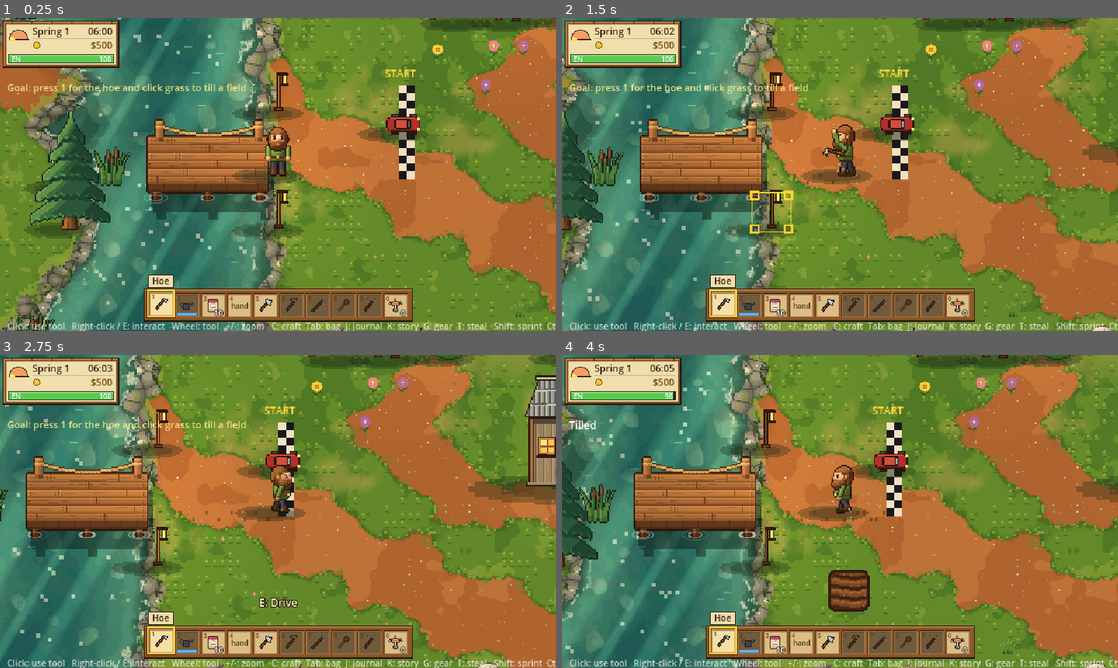
Above: before the commit, frames 1-4 (two rows, left to right).
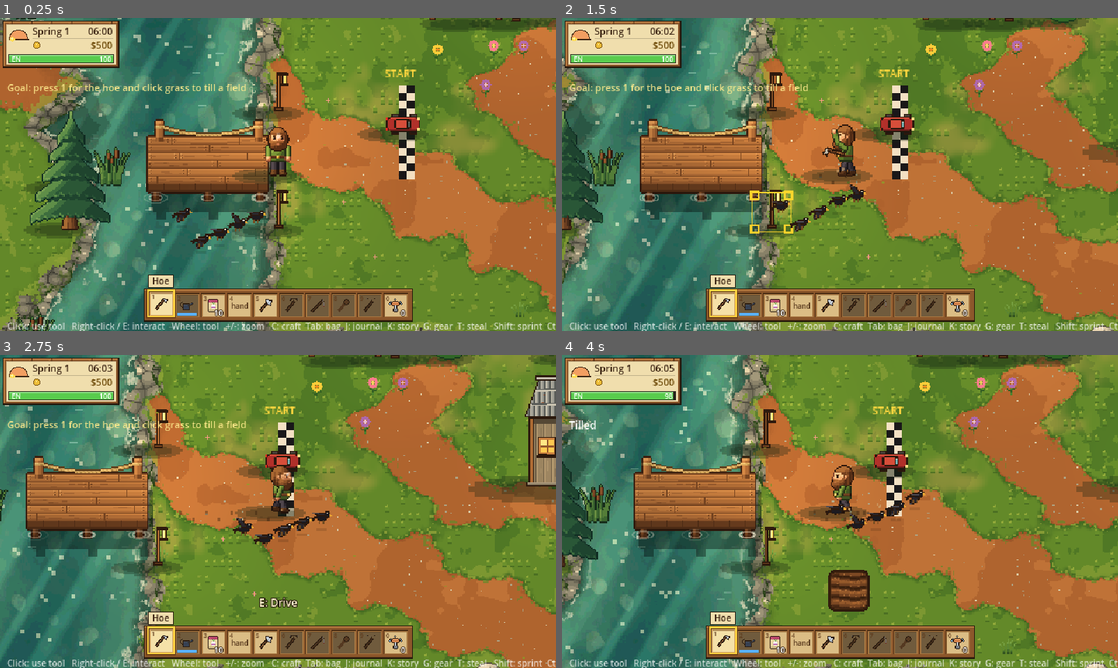
Above: after the commit, the same moments.

Repository: tralesmile/Starstead
Game: Godot game, scene res://scenes/main.tscn
Two runs of this game, one before a commit and one after it. Both use one fixed random seed, a clock stepped at 60 frames per second and the inputs below.
Inputs (mouse positions are in pixels of both pictures, inside the frame that each line leads up to):
- Up to frame 1 (0.25 s): no input
- Up to frame 2 (1.5 s): tap Enter (ui_accept) at 0.5, 0.77, 1.07 s; move the mouse to (962, 158) at 0.52 s; hold D (move_right) 0.53-1.25 s; hold E (interact) 0.53-1.25 s; click (962, 158) at 0.67 s; drag from (728, 190) to (812, 237) at 1.27 s
- Up to frame 3 (2.75 s): move the mouse to (333, 442) at 2.02 s; hold D (move_right) from 2.03 s (still down); hold Ctrl (sneak) from 2.03 s (still down); tap E (interact) at 2.3 s
- Up to frame 4 (4 s): release D (move_right) at 2.75 s; release Ctrl (sneak) at 2.75 s; drag from (812, 574) to (673, 464) at 2.77 s; move the mouse to (1006, 558) at 3.52 s; hold A (move_left) from 3.53 s (still down); hold F (use_tool) from 3.53 s (still down); tap Enter (ui_accept) at 3.77 s; tap E (interact) at 3.8 s

The runs differ from the first frame. In frame 1, 0.4% of the frame differs, in the area x 30-48%, y 60-74%; in frame 2, 0.4%; in frame 3, 0.4%, in the area x 41-60%, y 49-62%; in frame 4, 0.4%.

Commit message:
Home furnishing per city home, dawn crow flock, car crash dust (tested)
Co-Authored-By: Claude Sonnet 5.5 <noreply@anthropic.com>
Claude-Session: https://claude.ai/code/session_01UudishRT3Dn5eM7yAKCyoJ

Diff:
--- a/scripts/ambient_view.gd
+++ b/scripts/ambient_view.gd
@@ -6,6 +6,7 @@
 const LEAVES := 8
 var player: Player
 var t := 0.0
+var crow_tex: Texture2D = load("res://assets/sprites/crow.png")
 var rain := 0.0   # current rain 0..1, set by main (cloud shadows vanish under overcast)
 
 func _ready() -> void:
@@ -69,6 +70,13 @@
 			var fade := (1.0 - clampf(age - 0.12 * float(i), 0.0, 1.0)) * cold
 			var o := Vector2(bp.x * (fx if fx != 0.0 else 0.0), bp.y).round()
 			draw_rect(Rect2(mouth + o - Vector2(sz, sz) * 0.5, Vector2(sz, sz)), Color(0.93, 0.97, 1.0, 0.8 * fade) * unlit)
+	var ca := CrowMath.age(mins)
+	if ca >= 0.0 and rain < 0.6 and not player.indoors:
+		for i in CrowMath.COUNT:
+			var cp := (c + CrowMath.pos(i, ca)).round()
+			var fr := CrowMath.frame(i, t)
+			draw_rect(Rect2(cp + Vector2(-4, 10), Vector2(8, 2)), Color(0, 0, 0, 0.12 * CrowMath.alpha(ca)))   # ground shadow
+			draw_texture_rect_region(crow_tex, Rect2(cp - Vector2(8, 8), Vector2(16, 16)), Rect2(fr * 16, 0, 16, 16), Color(1, 1, 1, CrowMath.alpha(ca)))
 	if night < 0.5:
 		for i in LEAVES:
 			var p := (c + AmbientMath.leaf_pos(i, t)).round()
--- a/scripts/car_view.gd
+++ b/scripts/car_view.gd
@@ -43,6 +43,7 @@
 signal toast(msg: String)
 signal crime(kind: String, pos: Vector2)
 signal drift_banked(points: int)
+signal impact(pos: Vector2, bits: int)   # wall hit: dust and debris
 var drift := DriftScore.new()
 var _on_circuit := false
 
@@ -162,7 +163,11 @@
 			toast.emit("Crash! Car health %d%%" % int(health))
 			if dmg >= 8.0 and driving:
 				crime.emit("hit_and_run", position)
-		var cr := VehicleMath.crash_response(vel, get_slide_collision(0).get_normal(), heading)
+		var cn := get_slide_collision(0).get_normal()
+		var bits := VehicleMath.crash_dust(vel, cn)
+		if bits > 0:
+			impact.emit(position - cn * 14.0, bits)
+		var cr := VehicleMath.crash_response(vel, cn, heading)
 		vel = cr["vel"]
 		heading += float(cr["spin"])   # nose shoved off the wall, no more dead stop against it
 	rotation = heading
--- /dev/null
+++ b/scripts/crow_math.gd
@@ -0,0 +1,28 @@
+class_name CrowMath
+extends RefCounted
+## Dawn crow flock: a few crows lift off the fields in the first minutes of the day and flap away over the trees.
+
+const COUNT := 5
+const WINDOW := 24.0   # game minutes after 06:00 the flock is in the air
+
+static func age(minutes: float) -> float:
+	## 0..1 through the flight, -1 when no flock is up (after the window or at night).
+	if minutes < 0.0 or minutes >= WINDOW:
+		return -1.0
+	return minutes / WINDOW
+
+static func pos(i: int, a: float) -> Vector2:
+	## Offset from the player: starts low on the ground nearby, climbs up-right, spreading out; each bird its own lane.
+	var lane := float(i) - float(COUNT - 1) * 0.5
+	var start := Vector2(-50.0 + lane * 14.0, 30.0 + fposmod(float(i) * 37.0, 20.0))
+	var dir := Vector2(1.0, -0.55 - 0.08 * lane).normalized()
+	var dist := a * 360.0 * (0.9 + 0.05 * float(i))
+	return start + dir * dist + Vector2(0.0, sin(a * 18.0 + float(i)) * 4.0)
+
+static func alpha(a: float) -> float:
+	## Fully visible, fading over the last 20% of the flight.
+	return clampf((1.0 - a) / 0.2, 0.0, 1.0)
+
+static func frame(i: int, t: float) -> int:
+	## Wing frame 0..3 (sheet of four 16px frames), each bird out of step.
+	return int(fposmod(t * 9.0 + float(i) * 0.7, 4.0))
--- a/scripts/interior_model.gd
+++ b/scripts/interior_model.gd
@@ -126,6 +126,58 @@
 		_f("chest", "int_chest", 6, 3, 1, 1, true, "loot"),
 		_f("mat", "int_mat", 3, 4, 1, 1, false)]}
 
+## Layout for a concrete building: city homes get a personal furnishing, everything else uses its kind.
+static func layout_for(building_id: String) -> Dictionary:
+	var k := kind_for(building_id)
+	if k != "house":
+		return layout(k)
+	match building_id:
+		"city_house1":   # the Okafor family: kids, toys, sofa and TV
+			return {"w": 8, "h": 5, "door_x": 3, "window_x": [1, 5], "furniture": [
+				_f("rug", "int_rug", 2, 2, 3, 2, false),
+				_f("bed", "int_bed", 0, 1, 1, 2),
+				_f("bed2", "int_bed", 1, 1, 1, 2),
+				_f("toys", "int_toys", 5, 3, 1, 1, false),
+				_f("tv", "int_tv", 5, 0, 1, 1),
+				_f("sofa", "int_sofa", 2, 2, 2, 1),
+				_f("fridge", "int_fridge", 7, 0, 1, 1, true, "loot"),
+				_f("dresser", "int_dresser", 3, 0, 1, 1, true, "loot"),
+				_f("plant", "int_plant", 7, 3, 1, 1),
+				_f("mat", "int_mat", 3, 4, 1, 1, false)]}
+		"city_house2":   # Mrs. Lindqvist: piano, books, armchair
+			return {"w": 7, "h": 5, "door_x": 3, "window_x": [1, 5], "furniture": [
+				_f("rug", "int_rug", 2, 2, 3, 2, false),
+				_f("bed", "int_bed", 0, 1, 1, 2),
+				_f("piano", "int_piano", 2, 0, 2, 1, true, "loot"),
+				_f("bookcase", "int_bookcase", 4, 0, 1, 1, true, "loot"),
+				_f("armchair", "int_armchair", 5, 2, 1, 1),
+				_f("lamp", "int_lamp", 6, 0, 1, 1),
+				_f("plant", "int_plant", 6, 3, 1, 1),
+				_f("chest", "int_chest", 0, 3, 1, 1, true, "loot"),
+				_f("mat", "int_mat", 3, 4, 1, 1, false)]}
+		"city_house3":   # Dev and Tamsin Rao: home office, kitchen
+			return {"w": 8, "h": 5, "door_x": 3, "window_x": [2, 6], "furniture": [
+				_f("rug", "int_rug", 2, 2, 3, 2, false),
+				_f("bed", "int_bed", 0, 1, 1, 2),
+				_f("deskpc", "int_deskpc", 5, 0, 2, 1, true, "loot"),
+				_f("fridge", "int_fridge", 7, 0, 1, 1),
+				_f("stove", "int_stove", 3, 0, 1, 1),
+				_f("sofa", "int_sofa", 0, 3, 2, 1),
+				_f("bookcase", "int_bookcase", 1, 0, 1, 1, true, "loot"),
+				_f("lamp", "int_lamp", 7, 3, 1, 1),
+				_f("mat", "int_mat", 3, 4, 1, 1, false)]}
+		"city_apt_a", "city_apt_b":   # small flats
+			return {"w": 6, "h": 5, "door_x": 2, "window_x": [1, 4], "furniture": [
+				_f("rug", "int_rug", 1, 2, 3, 2, false),
+				_f("bed", "int_bed", 0, 1, 1, 2),
+				_f("tv", "int_tv", 3, 0, 1, 1),
+				_f("sofa", "int_sofa", 1, 2, 2, 1),
+				_f("fridge", "int_fridge", 5, 0, 1, 1, true, "loot"),
+				_f("dresser", "int_dresser", 1, 0, 1, 1, true, "loot"),
+				_f("plant", "int_plant", 5, 3, 1, 1, true, "loot"),
+				_f("mat", "int_mat", 2, 4, 1, 1, false)]}
+	return layout("house")
+
 ## Where the player appears when entering: just above the door mat, in pixels relative to the room origin.
 static func entrance(l: Dictionary) -> Vector2:
 	return Vector2((int(l["door_x"]) + 0.5) * 32.0, (int(l["h"]) - 1) * 32.0 + 8.0)
--- a/scripts/interior_view.gd
+++ b/scripts/interior_view.gd
@@ -51,7 +51,7 @@
 		return
 	busy = true
 	building = b
-	layout = InteriorModel.layout(InteriorModel.kind_for(String(b["id"])))
+	layout = InteriorModel.layout_for(String(b["id"]))
 	_freeze(true)
 	var tw := create_tween()
 	tw.tween_property(fade, "color:a", 1.0, 0.22)
--- a/scripts/main.gd
+++ b/scripts/main.gd
@@ -169,6 +169,7 @@
 	car.position = _car_spot()
 	car.toast.connect(_say)
 	hud.car = car
+	car.impact.connect(func(at: Vector2, n: int): ambient.puff(at, n, 160.0))
 	car.drift_banked.connect(func(p):
 		var best: int = int(GameState.sport_best.get("drift", 0))
 		GameState.sport_best["drift"] = maxi(best, p)
--- a/scripts/vehicle_math.gd
+++ b/scripts/vehicle_math.gd
@@ -89,6 +89,13 @@
 	var out := along * 0.8 + n * maxf(vel.dot(n), into * 0.3)   # already moving away: keep that part
 	var spin := clampf(forward(heading).cross(n) * into / 260.0, -0.5, 0.5)
 	return {"vel": out, "spin": spin}
+
+static func crash_dust(vel: Vector2, normal: Vector2) -> int:
+	## Dust/debris bits thrown by a wall hit: none for a graze (into-wall speed < 40 px/s), up to 14 for a full-speed smash.
+	var into := maxf(0.0, -vel.dot(normal.normalized()))
+	if into < 40.0:
+		return 0
+	return clampi(int(into / 25.0), 2, 14)
 
 static func speed_cap(health: float) -> float:
 	## Battered cars top out lower (never below 45%).
--- /dev/null
+++ b/tests/test_crow_math.gd
@@ -0,0 +1,25 @@
+extends BaseTest
+
+func test_flock_window() -> void:
+	check(CrowMath.age(-5.0) < 0.0, "none before the day")
+	check(CrowMath.age(CrowMath.WINDOW) < 0.0, "none after the window")
+	check(absf(CrowMath.age(CrowMath.WINDOW * 0.5) - 0.5) < 0.001)
+
+func test_birds_climb_and_spread() -> void:
+	for i in CrowMath.COUNT:
+		check(CrowMath.pos(i, 0.8).y < CrowMath.pos(i, 0.1).y, "bird %d climbs" % i)
+		check(CrowMath.pos(i, 0.8).x > CrowMath.pos(i, 0.1).x, "bird %d flies right" % i)
+	check(absf(CrowMath.pos(0, 0.6).y - CrowMath.pos(4, 0.6).y) > 10.0, "lanes spread")
+
+func test_alpha_and_frames() -> void:
+	check(absf(CrowMath.alpha(0.5) - 1.0) < 0.001)
+	check(absf(CrowMath.alpha(1.0)) < 0.001)
+	for i in CrowMath.COUNT:
+		var f := CrowMath.frame(i, 3.3)
+		check(f >= 0 and f < 4, "frame range")
+
+func test_crash_dust() -> void:
+	check_eq(VehicleMath.crash_dust(Vector2(0, 30), Vector2(0, -1)), 0, "graze")
+	check_eq(VehicleMath.crash_dust(Vector2(200, 0), Vector2(1, 0)), 0, "moving away")
+	check(VehicleMath.crash_dust(Vector2(0, -150), Vector2(0, 1)) > 0, "hit")
+	check_eq(VehicleMath.crash_dust(Vector2(0, -900), Vector2(0, 1)), 14, "capped")
--- /dev/null
+++ b/tests/test_homes.gd
@@ -0,0 +1,37 @@
+extends BaseTest
+
+func test_every_robbable_home_is_furnished_and_walkable() -> void:
+	var ids := ["city_house1", "city_house2", "city_house3", "city_apt_a", "city_apt_b"]
+	var seen := {}
+	for id in ids:
+		var l := InteriorModel.layout_for(id)
+		check(l["furniture"].size() >= 8, id + " furnished")
+		var loot := 0
+		var w := int(l["w"])
+		var h := int(l["h"])
+		var door := Rect2(int(l["door_x"]) * 32.0, (h - 1) * 32.0, 32, 32)
+		var cells := {}
+		for f in l["furniture"]:
+			if String(f["action"]) == "loot":
+				loot += 1
+			var c: Vector2i = f["cell"]
+			var sz: Vector2i = f["size"]
+			check(c.x >= 0 and c.y >= 0 and c.x + sz.x <= w and c.y + sz.y <= h, id + " " + String(f["id"]) + " inside room")
+			if f["solid"]:
+				for dx in sz.x:
+					for dy in sz.y:
+						check(not cells.has(c + Vector2i(dx, dy)), id + " no overlap " + String(f["id"]))
+						cells[c + Vector2i(dx, dy)] = true
+		check(loot >= 2, id + " has loot spots")
+		for r in InteriorModel.solid_rects(l):
+			check(not r.intersects(door), id + " door row clear")
+		# the cell in front of the door is free so the player can walk in
+		check(not cells.has(Vector2i(int(l["door_x"]), h - 2)), id + " entry cell free")
+		seen[JSON.stringify(l["furniture"].map(func(f): return f["id"]))] = true
+		for f in l["furniture"]:
+			check(FileAccess.file_exists("res://assets/sprites/%s.png" % f["sprite"]), "sprite " + String(f["sprite"]))
+	check(seen.size() >= 4, "homes look different")
+
+func test_other_kinds_unchanged() -> void:
+	check_eq(InteriorModel.layout_for("farmhouse")["w"], 9)
+	check_eq(InteriorModel.layout_for("city_bank")["w"], 9)
Binary file added: assets/sprites/int_armchair.png
Binary file added: assets/sprites/int_bookcase.png
Binary file added: assets/sprites/int_deskpc.png
Binary file added: assets/sprites/int_fridge.png
Binary file added: assets/sprites/int_lamp.png
Binary file added: assets/sprites/int_piano.png
Binary file added: assets/sprites/int_plant.png
Binary file added: assets/sprites/int_sofa.png
Binary file added: assets/sprites/int_toys.png
Binary file added: assets/sprites/int_tv.png
Not shown, changed: docs/LOG.md
Not shown, changed: docs/PLAN.md
(and 1 more such lines)
